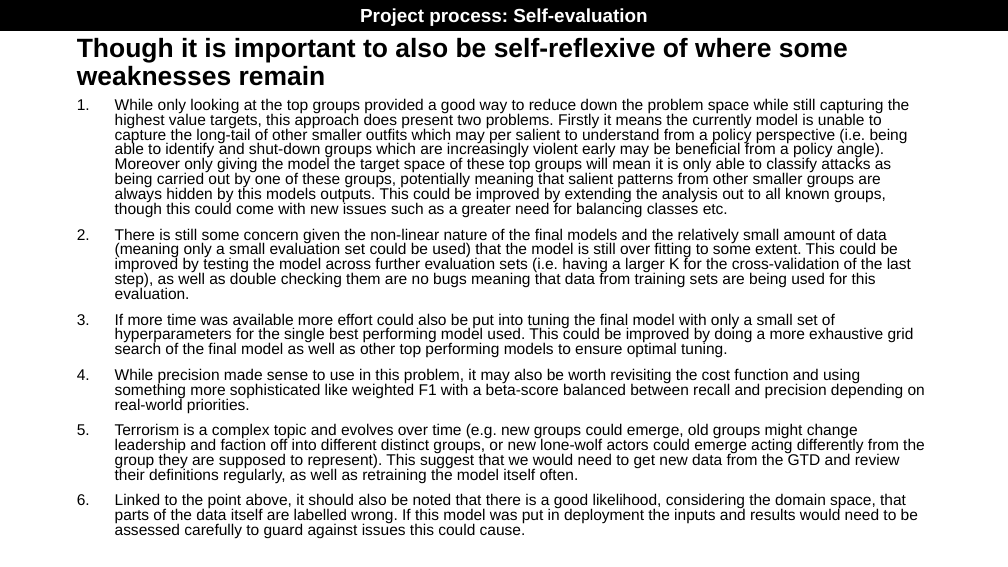
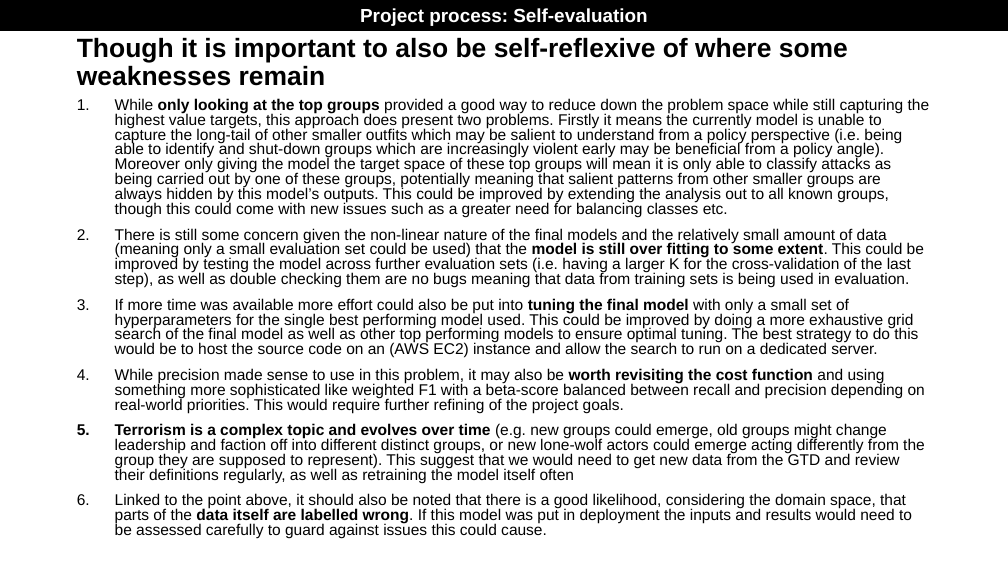
Before and after one commit to skanalytic/fellowshipai_challenge, a slide deck: slide 38 of final_presentation/FellowshipAI_challenge_terror_groups_samuel_king_final_presentation.pptx. Drawn at 1008x567 pixels with LibreOffice and Linux fonts; fonts in the diff are those of the drawing; background and template pictures are left out. Boxes give left, top, right and bottom in pixels: in the first picture for what was removed or moved away, otherwise in the second. Text is boxed around its words. In the diff, an @@ line names an element or a change of style, - is before the commit and + after.

Commit message:
small spelling errors, move wordcloud import, small eval bug, adde pickle model

```diff
--- a/final_presentation/FellowshipAI_challenge_terror_groups_samuel_king_final_presentation.pptx
+++ b/final_presentation/FellowshipAI_challenge_terror_groups_samuel_king_final_presentation.pptx
@@ text at (115,98,930,483): text changed @@
-1. While only looking at the top groups provided a good way to reduce down the problem space while still capturing the highest value targets, this approach does present two problems. Firstly it means the currently model is unable to capture the long-tail of other smaller outfits which may per salient to understand from a policy perspective (i.e. being able to identify and shut-down groups which are increasingly violent early may be beneficial from a policy angle). Moreover only giving the model the target space of these top groups will mean it is only able to classify attacks as being carried out by one of these groups, potentially meaning that salient patterns from other smaller groups are always hidden by this models outputs. This could be improved by extending the analysis out to all known groups, though this could come with new issues such as a greater need for balancing classes etc.
-2. There is still some concern given the non-linear nature of the final models and the relatively small amount of data (meaning only a small evaluation set could be used) that the model is still over fitting to some extent. This could be improved by testing the model across further evaluation sets (i.e. having a larger K for the cross-validation of the last step), as well as double checking them are no bugs meaning that data from training sets are being used for this evaluation.
-3. If more time was available more effort could also be put into tuning the final model with only a small set of hyperparameters for the single best performing model used. This could be improved by doing a more exhaustive grid search of the final model as well as other top performing models to ensure optimal tuning.
-4. While precision made sense to use in this problem, it may also be worth revisiting the cost function and using something more sophisticated like weighted F1 with a beta-score balanced between recall and precision depending on real-world priorities.
-5. Terrorism is a complex topic and evolves over time (e.g. new groups could emerge, old groups might change leadership and faction off into different distinct groups, or new lone-wolf actors could emerge acting differently from the group they are supposed to represent). This suggest that we would need to get new data from the GTD and review their definitions regularly, as well as retraining the model itself often.
+1. While only looking at the top groups provided a good way to reduce down the problem space while still capturing the highest value targets, this approach does present two problems. Firstly it means the currently model is unable to capture the long-tail of other smaller outfits which may be salient to understand from a policy perspective (i.e. being able to identify and shut-down groups which are increasingly violent early may be beneficial from a policy angle). Moreover only giving the model the target space of these top groups will mean it is only able to classify attacks as being carried out by one of these groups, potentially meaning that salient patterns from other smaller groups are always hidden by this model’s outputs. This could be improved by extending the analysis out to all known groups, though this could come with new issues such as a greater need for balancing classes etc.
+2. There is still some concern given the non-linear nature of the final models and the relatively small amount of data (meaning only a small evaluation set could be used) that the model is still over fitting to some extent. This could be improved by testing the model across further evaluation sets (i.e. having a larger K for the cross-validation of the last step), as well as double checking them are no bugs meaning that data from training sets is being used in evaluation.
+3. If more time was available more effort could also be put into tuning the final model with only a small set of hyperparameters for the single best performing model used. This could be improved by doing a more exhaustive grid search of the final model as well as other top performing models to ensure optimal tuning. The best strategy to do this would be to host the source code on an (AWS EC2) instance and allow the search to run on a dedicated server.
+4. While precision made sense to use in this problem, it may also be worth revisiting the cost function and using something more sophisticated like weighted F1 with a beta-score balanced between recall and precision depending on real-world priorities. This would require further refining of the project goals.
+5. Terrorism is a complex topic and evolves over time (e.g. new groups could emerge, old groups might change leadership and faction off into different distinct groups, or new lone-wolf actors could emerge acting differently from the group they are supposed to represent). This suggest that we would need to get new data from the GTD and review their definitions regularly, as well as retraining the model itself often
@@ text at (115,493,912,538): bold on in "data itself are labelled wrong." @@
```
Also in this commit, not shown: 2 other slides changed, 4 other files.
